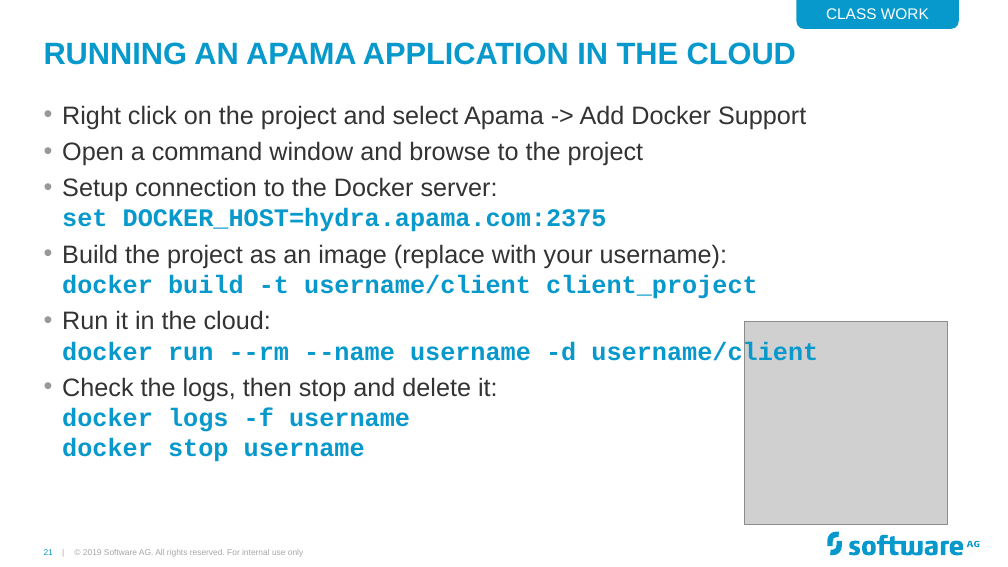
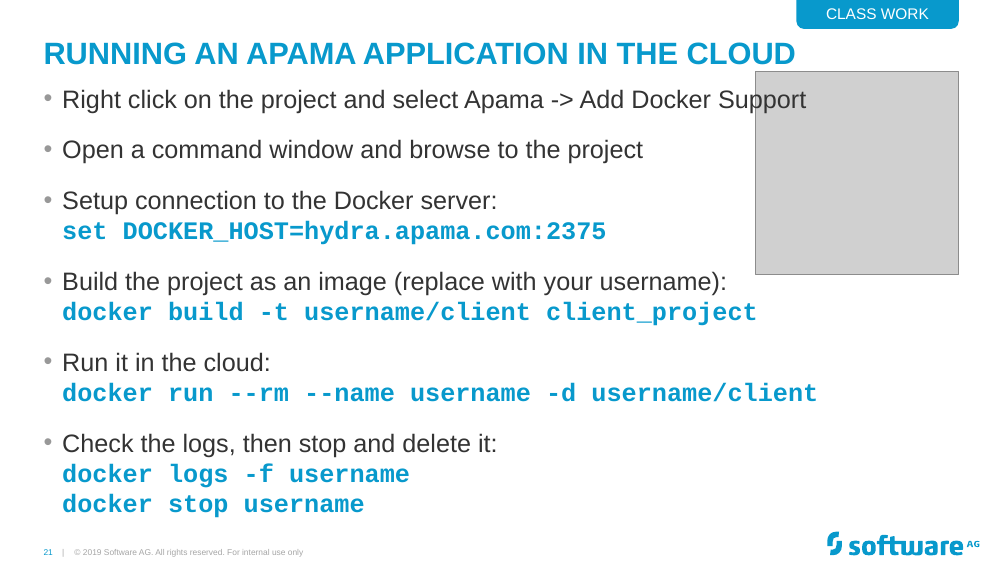
Before and after one commit to Cumulocity-IoT/apama-streaming-analytics-intro-training, a slide deck: slide 21 of Apama GAP Training.pptx. Drawn at 1008x567 pixels with LibreOffice and Linux fonts; fonts in the diff are those of the drawing; grey boxes stand for pictures; background and template pictures are left out. Boxes give left, top, right and bottom in pixels: in the first picture for what was removed or moved away, otherwise in the second. Text is boxed around its words. In the diff, an @@ line names an element or a change of style, - is before the commit and + after.

```diff
--- a/Apama GAP Training.pptx
+++ b/Apama GAP Training.pptx
@@ text "Right click on the project ..." rewrapped from box(62, 105, 818, 462) to box(62, 87, 818, 518) @@
@@ picture: place and size @@
-picture at box(744, 322, 948, 525)
+picture at box(756, 72, 960, 275)
```
Also in this commit, not shown: 1 other slide changed.
